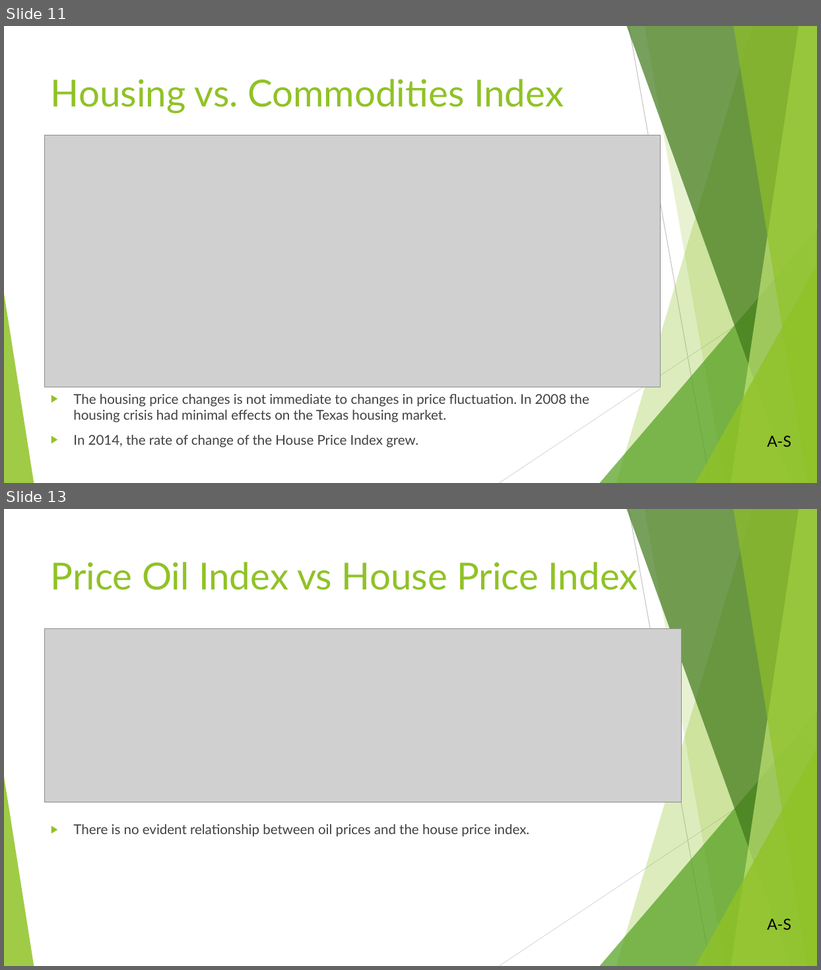
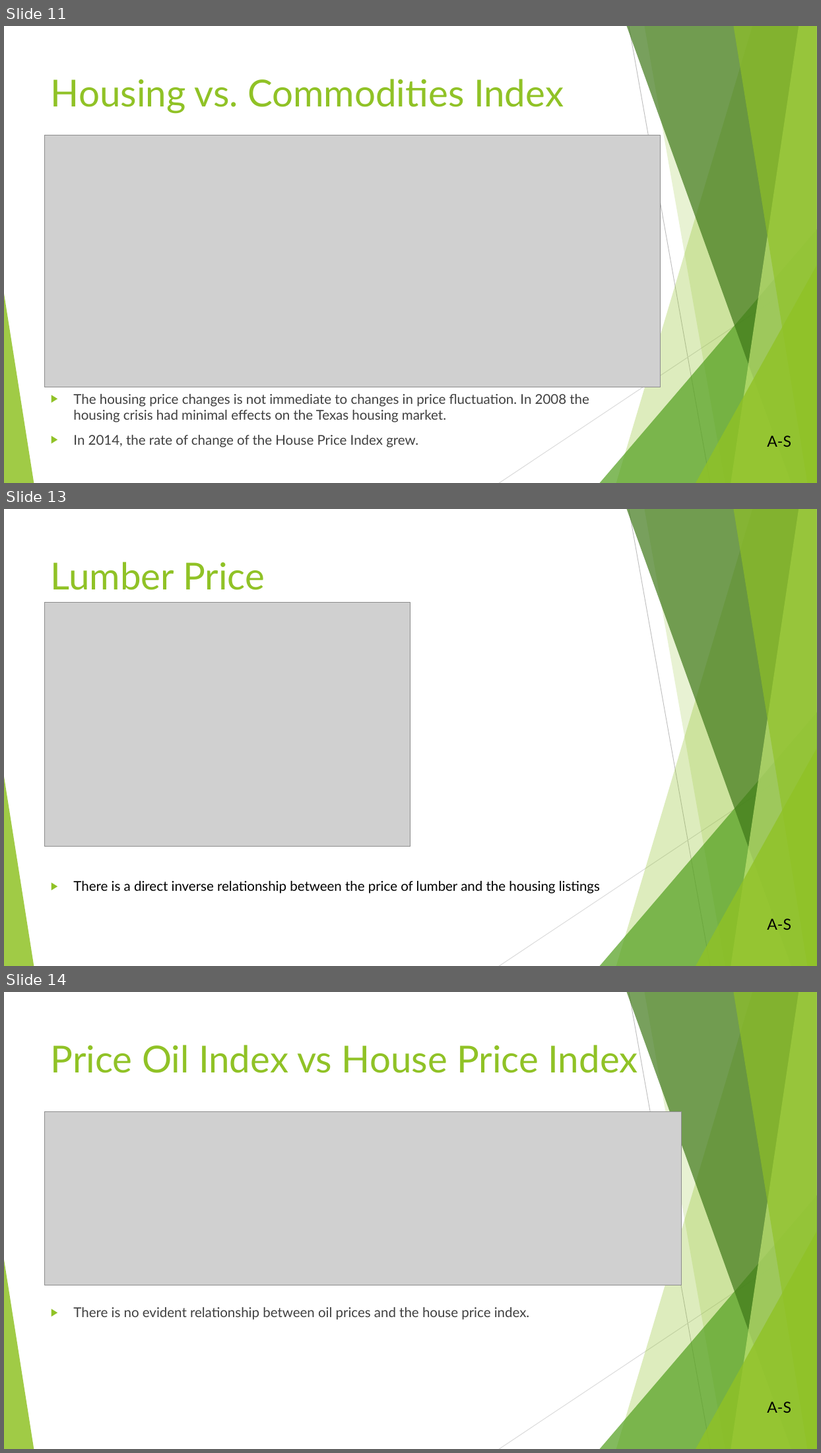
Before and after one commit to Fescamil1/Project_1_Housing_Market_Analysis, a slide deck: Texas Housing Market Analysis PowerPoint.pptx. Shown one above the other, each under a label of ours: slides 11 and 13 before the commit, slides 11, 13 and 14 after it; the slides between them are not shown. The pictures are 821x970 and 821x1453 pixels, drawn with LibreOffice and Linux fonts; fonts in the diff are those of the drawing; grey boxes stand for pictures. Boxes give left, top, right and bottom in pixels: in the first picture for what was removed or moved away, otherwise in the second. Text is boxed around its words. In the diff, an @@ line names an element or a change of style, - is before the commit and + after.

Commit message:
added lumber v listings slide

```diff
--- a/Texas Housing Market Analysis PowerPoint.pptx
+++ b/Texas Housing Market Analysis PowerPoint.pptx
@@ slide 13 added at box(4, 509, 817, 966), background #FFFFFF; not listed: 10 template elements that a slide beside it also shows @@
@@ title added at box(51, 562, 265, 590), 44 pt, text #90C226 @@
+Lumber Price
@@ picture added at box(45, 602, 411, 846) @@
@@ text added at box(73, 881, 600, 894), 16 pt, text #000000 @@
+▶ There is a direct inverse relationship between the price of lumber and the housing listings
@@ text added at box(767, 919, 791, 930), 18 pt, text #000000 @@
+A-S
@@ what was slide 13 is now slide 14 @@
```
Also in this commit, not shown: 1 slide changed.
